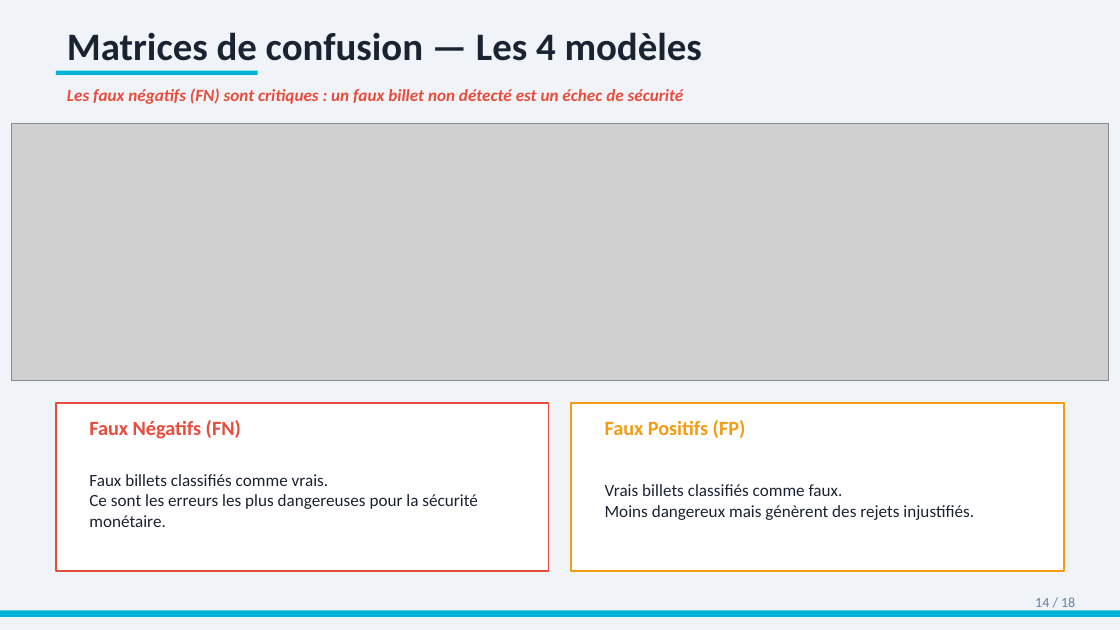
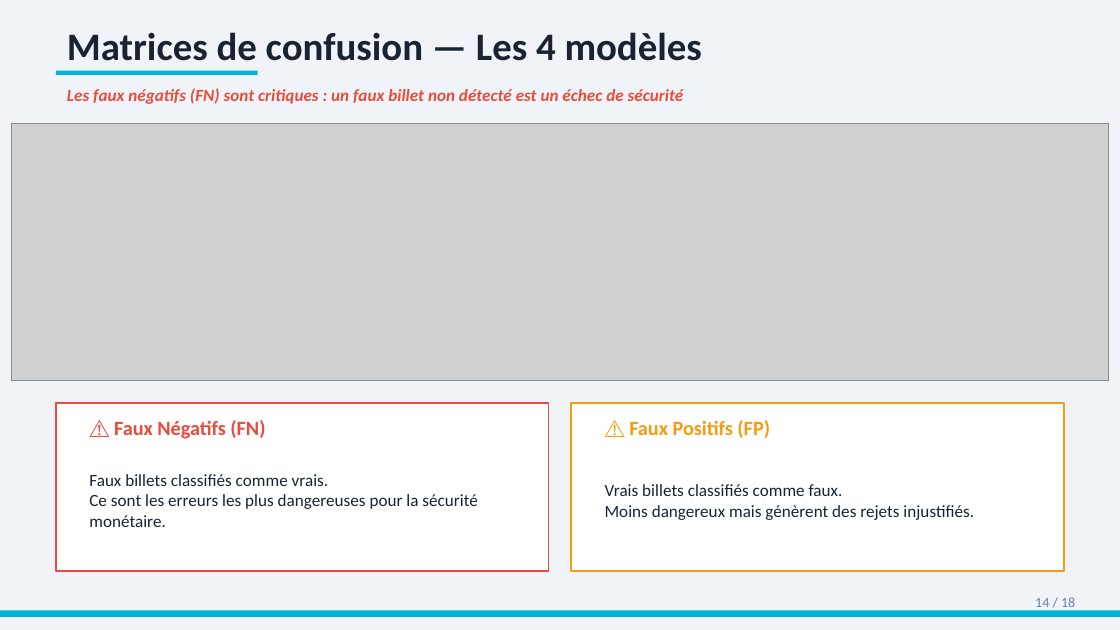
Before and after one commit to TheGoatLucien/Data_analyst, a slide deck: slide 14 of projets/projet 12/files/Presentation_P12_Detection_Faux_Billets.pptx. Drawn at 1120x630 pixels with LibreOffice and Linux fonts; fonts in the diff are those of the drawing; grey boxes stand for pictures. Boxes give left, top, right and bottom in pixels: in the first picture for what was removed or moved away, otherwise in the second. Text is boxed around its words. In the diff, an @@ line names an element or a change of style, - is before the commit and + after.

```diff
--- a/projets/projet 12/files/Presentation_P12_Detection_Faux_Billets.pptx
+++ b/projets/projet 12/files/Presentation_P12_Detection_Faux_Billets.pptx
@@ text at bbox=[114, 420, 265, 439]: text changed @@
-Faux Négatifs (FN)
+⚠️ Faux Négatifs (FN)
@@ text at bbox=[629, 420, 770, 438]: text changed @@
-Faux Positifs (FP)
+⚠️ Faux Positifs (FP)
```
Also in this commit, not shown: 10 other slides changed, 4 other files.
